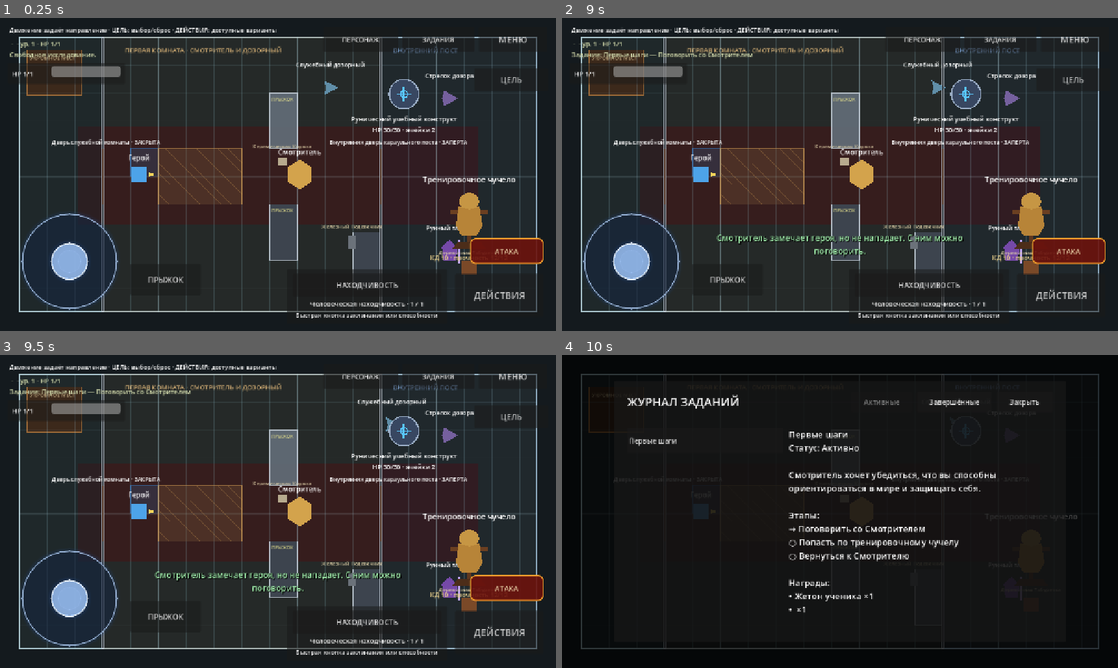
Above: before the commit, frames 1-4 (two rows, left to right).
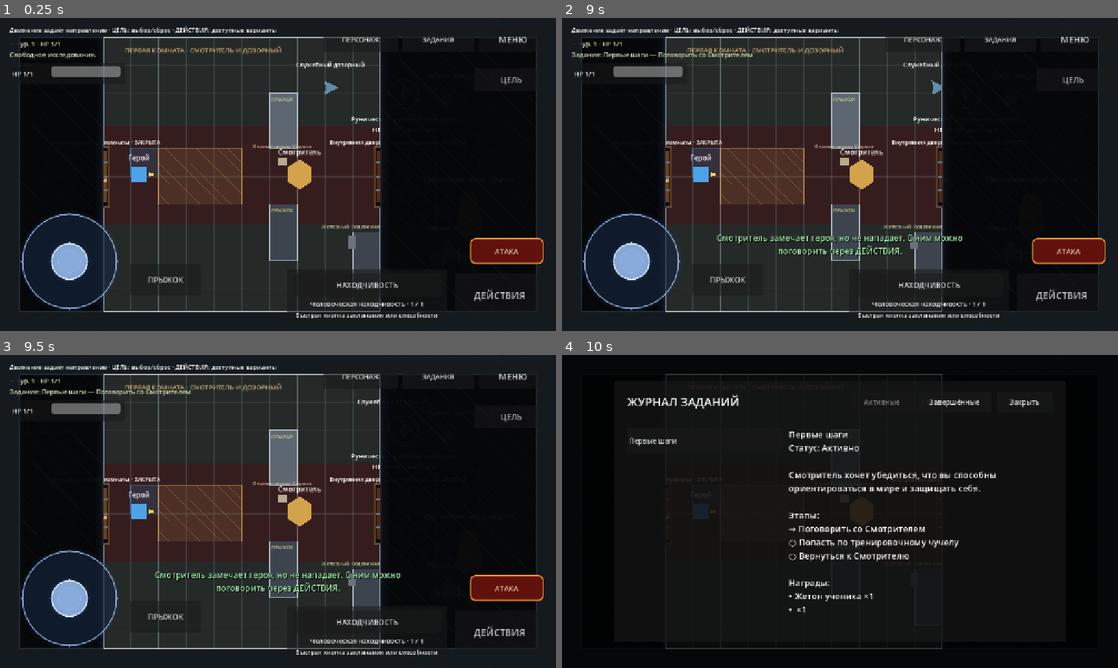
Above: after the commit, the same moments.

Repository: eretenkodaniil16-rgb/rpg-project
Game: Godot game, scene res://scenes/game/game.tscn
Two runs of this game, one before a commit and one after it. Both use one fixed random seed, a clock stepped at 60 frames per second and the inputs below. This scene is started directly instead of the project's main scene.
Inputs (mouse positions are in pixels of both pictures, inside the frame that each line leads up to):
- Up to frame 1 (0.25 s): no input
- Up to frame 2 (9 s): click "ДЕЙСТВИЯ" at 0.5 s; click "МЕНЮ" at 1.25 s; click "Новая игра" at 2 s; click (840, 121) at 2.77 s; type "Alex" at 2.85 s; click "В главное меню" at 3.5 s; click "Новая игра" at 4.25 s; click (840, 121) at 5.02 s; type "Alex" at 5.1 s; click "В меню" at 5.75 s; click "Продолжить" at 6.5 s; click "ПРЫЖОК" at 7.25 s; click "ПЕРСОНАЖ" at 8 s; click "ЗАКРЫТЬ" at 8.75 s
- Up to frame 3 (9.5 s): no input
- Up to frame 4 (10 s): click "ЗАДАНИЯ" at 9.5 s

The runs differ from the first frame. In frame 1, 28% of the frame differs, in the area x 3-97%, y 6-94%; in frame 2, 28%; in frame 3, 28%; in frame 4, 1.0%.

Commit message:
feat: wire guard post presentation and context interaction runtime

Diff:
--- a/scenes/game/game.tscn
+++ b/scenes/game/game.tscn
@@ -1,8 +1,10 @@
-[gd_scene load_steps=4 format=3]
+[gd_scene load_steps=6 format=3]
 
 [ext_resource type="PackedScene" path="res://scenes/game/game_base.tscn" id="1_base"]
-[ext_resource type="Script" path="res://scripts/game/game_guard_post_two_room_runtime.gd" id="2_feature"]
-[ext_resource type="Script" path="res://scripts/game/guard_post_two_room.gd" id="3_two_room"]
+[ext_resource type="Script" path="res://scripts/game/game_guard_post_polish_runtime.gd" id="2_feature"]
+[ext_resource type="Script" path="res://scripts/game/guard_post_two_room_visibility.gd" id="3_two_room"]
+[ext_resource type="Script" path="res://scripts/game/npc_stealth_context_dialogue.gd" id="4_context_npc"]
+[ext_resource type="Script" path="res://scripts/ui/mobile_controls_context_actions.gd" id="5_mobile_context"]
 
 [node name="Game" instance=ExtResource("1_base")]
 script = ExtResource("2_feature")
@@ -12,3 +14,7 @@
 
 [node name="Caretaker" parent="." index="5"]
 position = Vector2(690, 360)
+script = ExtResource("4_context_npc")
+
+[node name="MobileControls" parent="Interface" index="3"]
+script = ExtResource("5_mobile_context")
